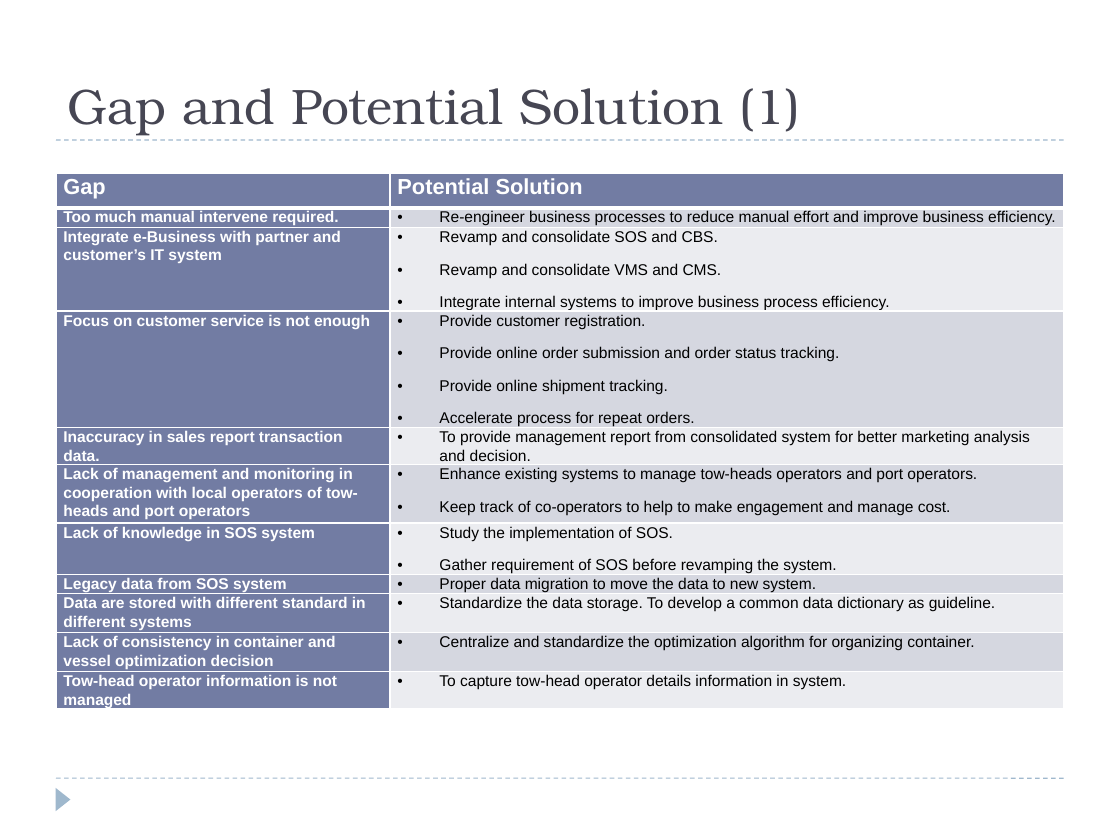
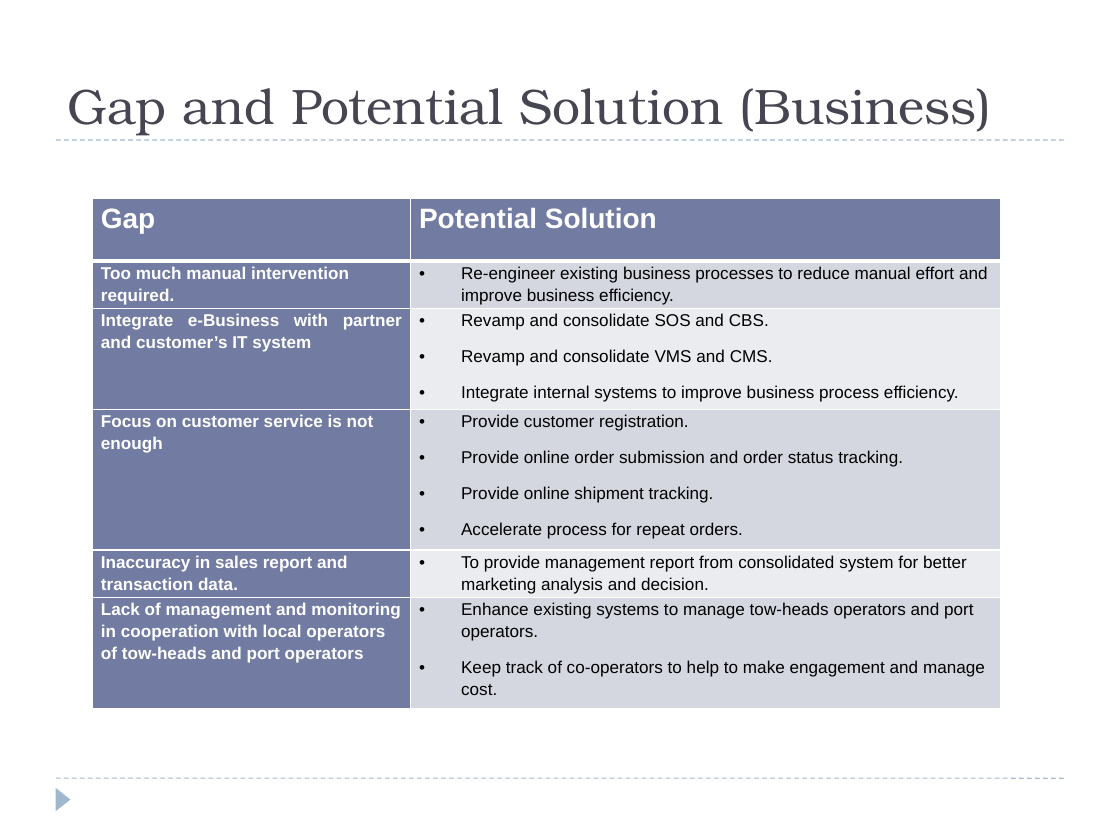
Before and after one commit to windieccf/t1-shipping, a slide deck: slide 41 of Enterprise Architech Presentation.pptx. Drawn at 1120x840 pixels with LibreOffice and Linux fonts; fonts in the diff are those of the drawing. Boxes give left, top, right and bottom in pixels: in the first picture for what was removed or moved away, otherwise in the second. Text is boxed around its words. In the diff, an @@ line names an element or a change of style, - is before the commit and + after.

```diff
--- a/Enterprise Architech Presentation.pptx
+++ b/Enterprise Architech Presentation.pptx
@@ title at (67, 88, 991, 136): text changed @@
-Gap and Potential Solution (1)
+Gap and Potential Solution (Business)
@@ table at (93, 198, 1001, 708) @@
-row 2, column 1: Too much manual intervene required.
+row 2, column 1: Too much manual intervention required.
-row 2, column 2: Re-engineer business processes to reduce manual effort and improve business efficiency.
+row 2, column 2: Re-engineer existing business processes to reduce manual effort and improve business efficiency.
-row 5, column 1: Inaccuracy in sales report transaction data.
+row 5, column 1: Inaccuracy in sales report and transaction data.
-row 7: Lack of knowledge in SOS system | Study the implementation of SOS. / Gather requirement of SOS before revamping the system.
-row 8: Legacy data from SOS system | Proper data migration to move the data to new system.
-row 9: Data are stored with different standard in different systems | Standardize the data storage. To develop a common data dictionary as guideline.
-row 10: Lack of consistency in container and vessel optimization decision | Centralize and standardize the optimization algorithm for organizing container.
-row 11: Tow-head operator information is not managed | To capture tow-head operator details information in system.
@@ table: place and size @@
-table at (56, 174, 1064, 731)
+table at (93, 198, 1001, 708)
```
Also in this commit, not shown: 8 other slides changed, 2 slides added, 1 other file.
